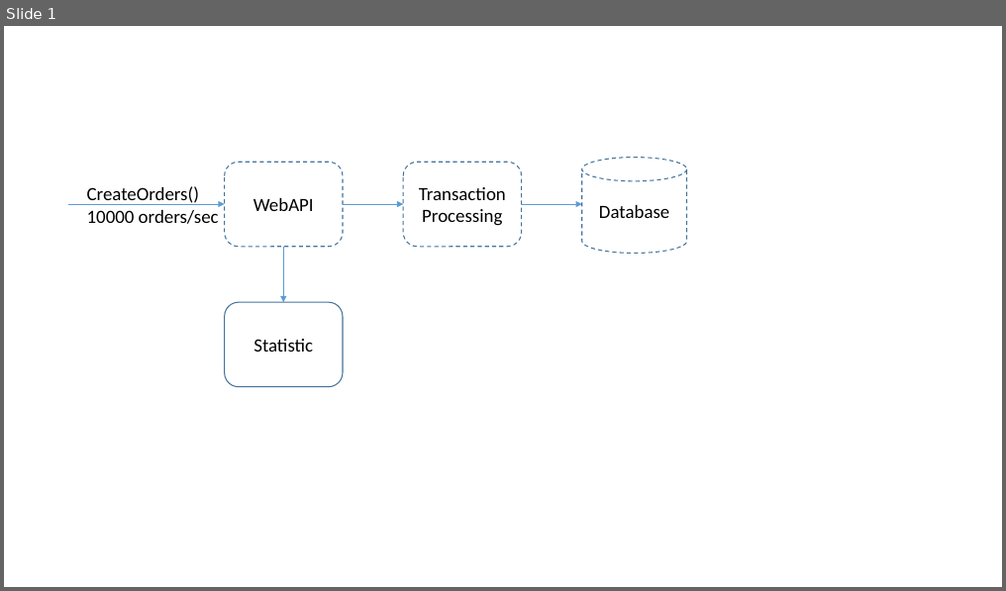
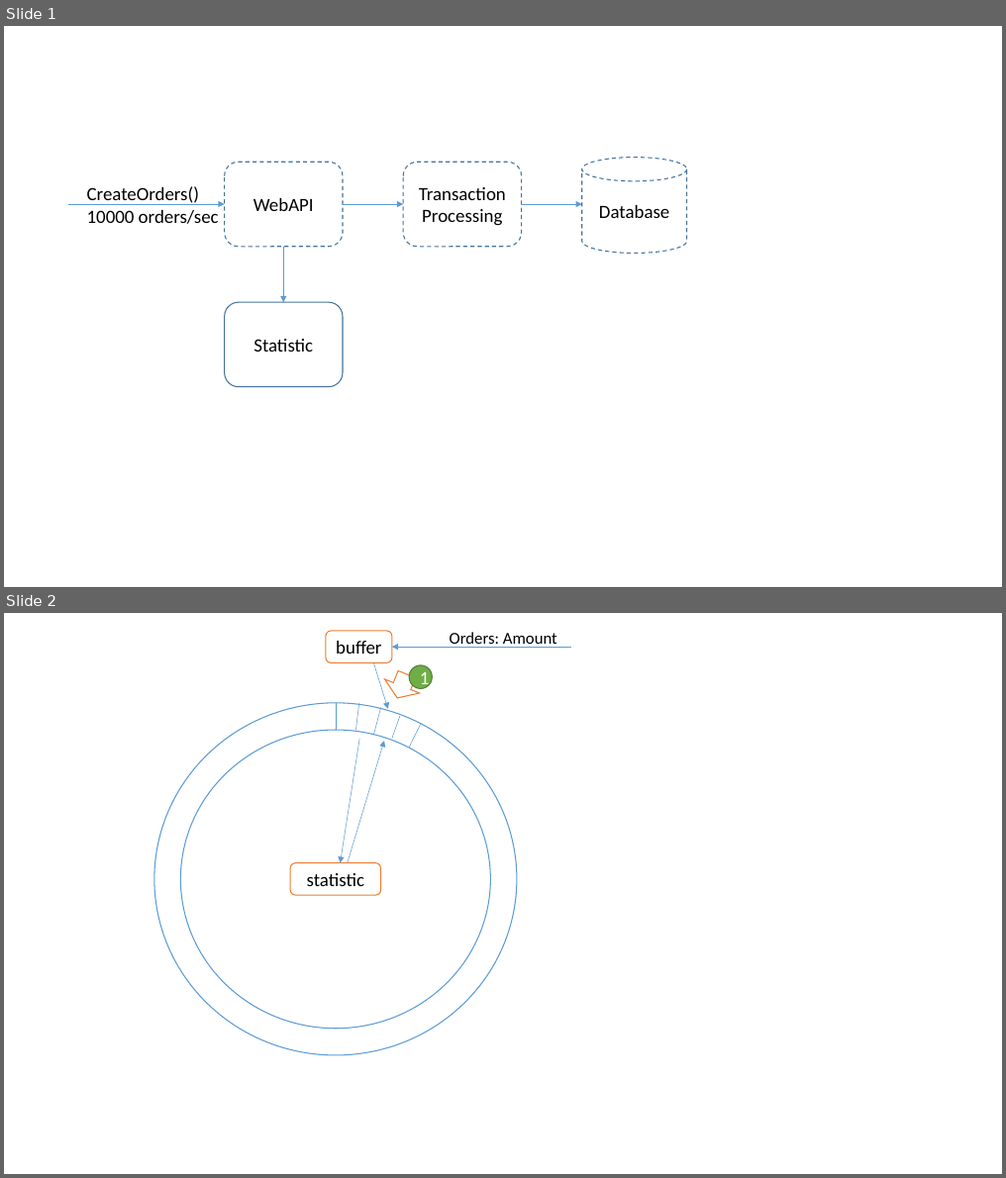
Before and after one commit to andrew0928/columns.chicken-house.net, a slide deck: wp-content/uploads/2018/04/簡報1.pptx. Shown one above the other, each under a label of ours: slide 1 before the commit, slides 1 and 2 after it. The pictures are 1006x591 and 1006x1178 pixels, drawn with LibreOffice and Linux fonts; fonts in the diff are those of the drawing. Boxes give left, top, right and bottom in pixels: in the first picture for what was removed or moved away, otherwise in the second. Text is boxed around its words. In the diff, an @@ line names an element or a change of style, - is before the commit and + after.

```diff
--- a/wp-content/uploads/2018/04/簡報1.pptx
+++ b/wp-content/uploads/2018/04/簡報1.pptx
@@ slide 2 added at bbox=[4, 613, 1002, 1174], background #FFFFFF @@
@@ rounded rectangle added at bbox=[326, 631, 392, 663], fill #FFFFFF, outline #ED7D31 1 pt, 18 pt, text #000000 @@
+buffer
@@ text added at bbox=[450, 632, 557, 648], 16 pt, text #000000 @@
+Orders: Amount
@@ arrow added from (374, 663) to (388, 709), #5B9BD5 0.5 pt @@
@@ down arrow added at bbox=[380, 667, 425, 705], fill #FFFFFF, outline #ED7D31 1 pt @@
@@ arrow added from (571, 647) to (392, 647), #5B9BD5 0.5 pt @@
@@ ellipse added at bbox=[409, 665, 433, 688], fill #70AD47, outline #538035 1 pt, 18 pt, text #FFFFFF @@
+1
@@ ellipse added at bbox=[154, 703, 517, 1056], fill #FFFFFF, outline #5B9BD5 1 pt @@
@@ ellipse added at bbox=[180, 730, 491, 1029], fill #FFFFFF, outline #5B9BD5 1 pt @@
@@ line added from (336, 703) to (336, 730), #5B9BD5 0.5 pt @@
@@ line added from (359, 703) to (355, 730), #5B9BD5 0.5 pt @@
@@ line added from (381, 707) to (374, 735), #5B9BD5 0.5 pt @@
@@ line added from (400, 716) to (392, 739), #5B9BD5 0.5 pt @@
@@ line added from (421, 723) to (409, 747), #5B9BD5 0.5 pt @@
@@ arrow added from (359, 739) to (341, 863), #5B9BD5 0.5 pt @@
@@ arrow added from (348, 863) to (384, 741), #5B9BD5 0.5 pt @@
@@ rounded rectangle added at bbox=[290, 863, 380, 895], fill #FFFFFF, outline #ED7D31 1 pt, 18 pt, text #000000 @@
+statistic
```
Also in this commit, not shown: 1 other slide added, 3 other files.
